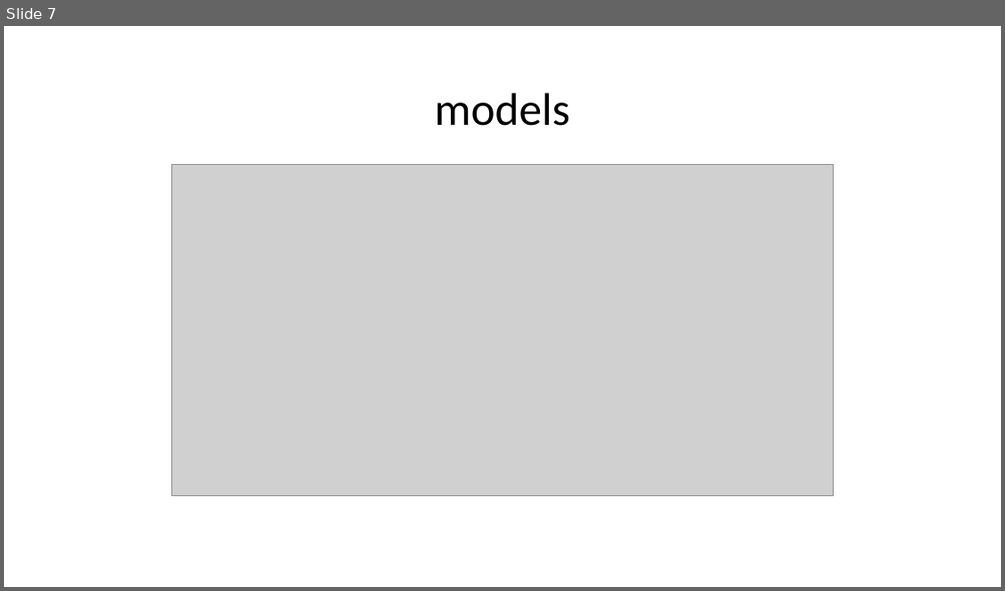
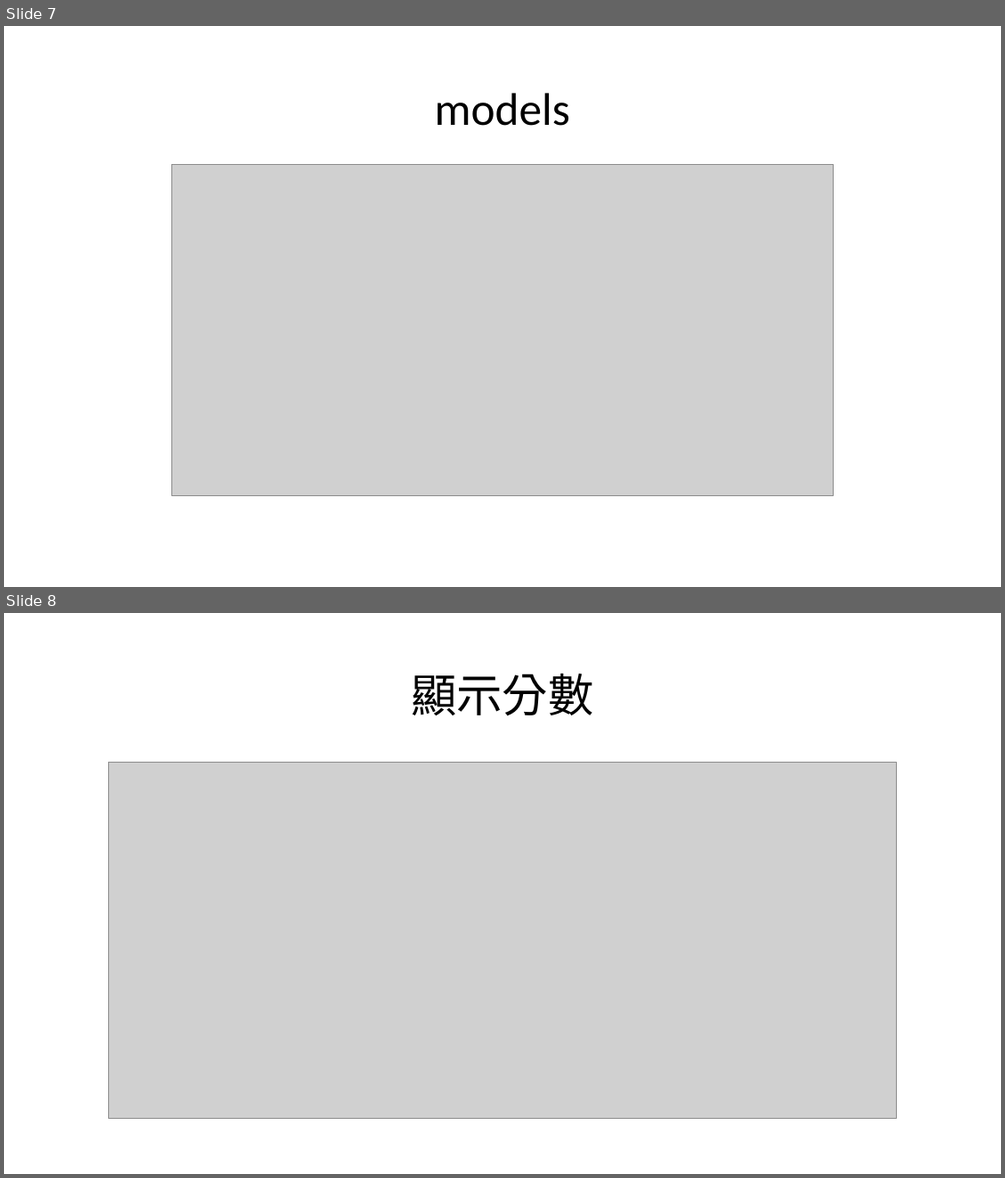
Before and after one commit to TsouTony/graduate-project, a slide deck: GraduateProject/20191017meeting.pptx. Shown one above the other, each under a label of ours: slide 7 before the commit, slides 7 and 8 after it. The pictures are 1005x591 and 1005x1178 pixels, drawn with LibreOffice and Linux fonts; fonts in the diff are those of the drawing; grey boxes stand for pictures. Boxes give left, top, right and bottom in pixels: in the first picture for what was removed or moved away, otherwise in the second. Text is boxed around its words. In the diff, an @@ line names an element or a change of style, - is before the commit and + after.

```diff
--- a/GraduateProject/20191017meeting.pptx
+++ b/GraduateProject/20191017meeting.pptx
@@ slide 8 added at (x1=4, y1=613, x2=1001, y2=1174), background #FFFFFF @@
@@ title added at (x1=411, y1=674, x2=593, y2=716), 44 pt, text #000000 @@
+顯示分數
@@ picture added at (x1=109, y1=763, x2=896, y2=1119) @@
```
Also in this commit, not shown: 1 other slide added.
